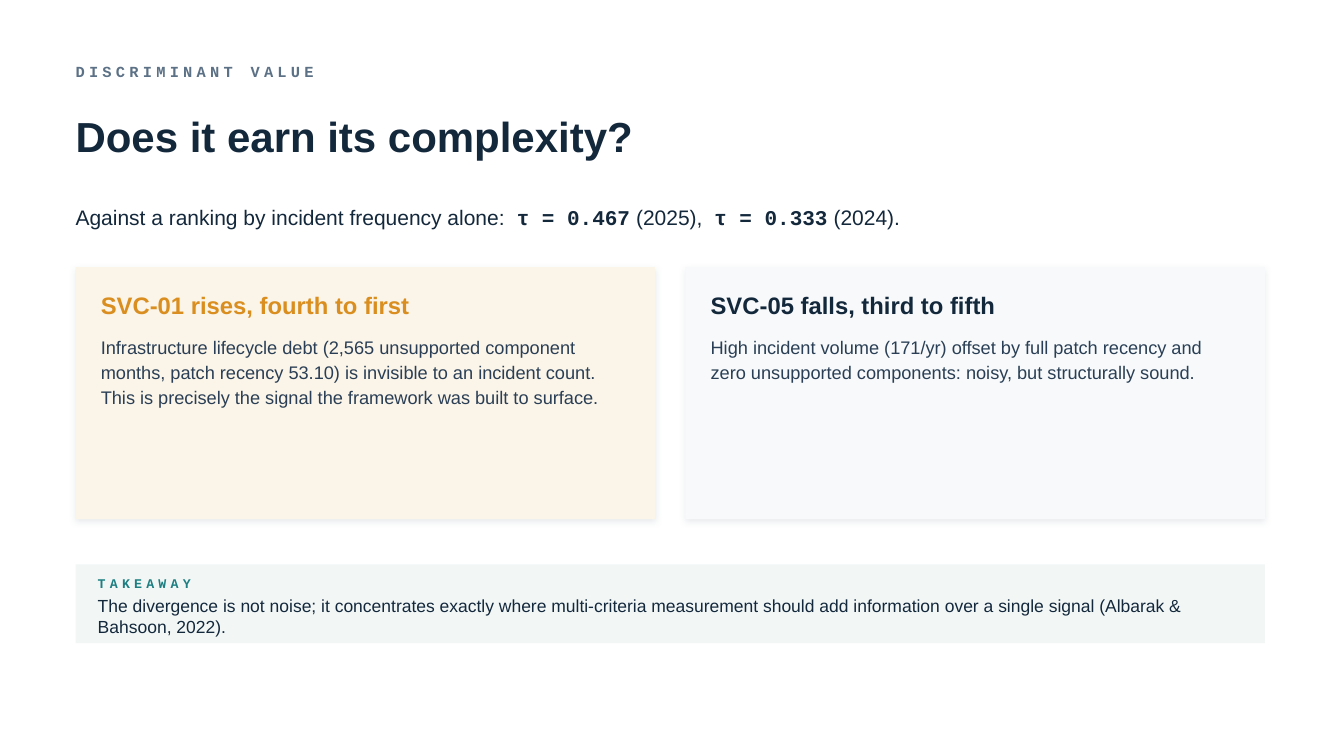
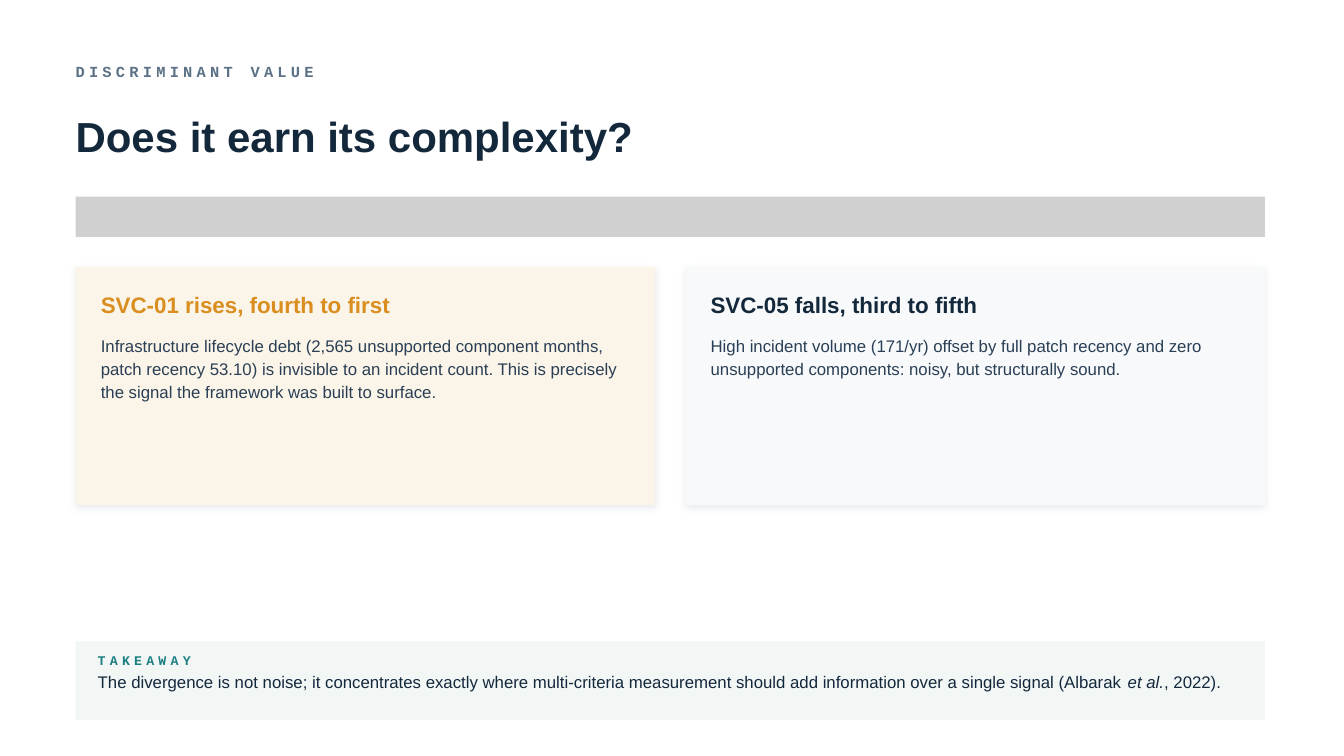
Before and after one commit to TobiZeier/MScProject, a slide deck: slide 10 of presentation/defense.pptx. Drawn at 1344x756 pixels with LibreOffice and Linux fonts; fonts in the diff are those of the drawing; grey boxes stand for pictures. Boxes give left, top, right and bottom in pixels: in the first picture for what was removed or moved away, otherwise in the second. Text is boxed around its words. In the diff, an @@ line names an element or a change of style, - is before the commit and + after.

```diff
--- a/presentation/defense.pptx
+++ b/presentation/defense.pptx
@@ text removed at (76, 209, 900, 229) @@
-Against a ranking by incident frequency alone: τ = 0.467 (2025), τ = 0.333 (2024).
@@ picture added at (76, 197, 1265, 237) @@
@@ rectangle: place and size @@
-rectangle at (76, 267, 655, 519)
+rectangle at (76, 267, 655, 505)
@@ rectangle: place and size @@
-rectangle at (686, 267, 1265, 519)
+rectangle at (686, 267, 1265, 505)
@@ text "SVC-01 rises, fourth to first" at (101, 296, 390, 317): size 17 to 16 pt @@
@@ text "SVC-05 falls, third to fifth" at (711, 296, 977, 317): size 17 to 16 pt @@
@@ text "Infrastructure lifecycle debt (2,565 unsupported ..." at (101, 340, 617, 402): size 13 to 12 pt @@
@@ text "High incident volume (171/yr) offset ..." at (711, 340, 1202, 379): size 13 to 12 pt @@
@@ rectangle: place and size @@
-rectangle at (76, 565, 1265, 643)
+rectangle at (76, 641, 1265, 720)
@@ text "TAKEAWAY": place and size @@
-text "TAKEAWAY" at (98, 579, 191, 588)
+text "TAKEAWAY" at (98, 656, 191, 665)
@@ text at (98, 676, 1221, 692): text changed; size 12.5 to 12 pt @@
-The divergence is not noise; it concentrates exactly where multi-criteria measurement should add information over a single signal (Albarak & Bahsoon, 2022).
+The divergence is not noise; it concentrates exactly where multi-criteria measurement should add information over a single signal (Albarak et al., 2022).
```
Also in this commit, not shown: 14 other slides changed, 5 other files.
